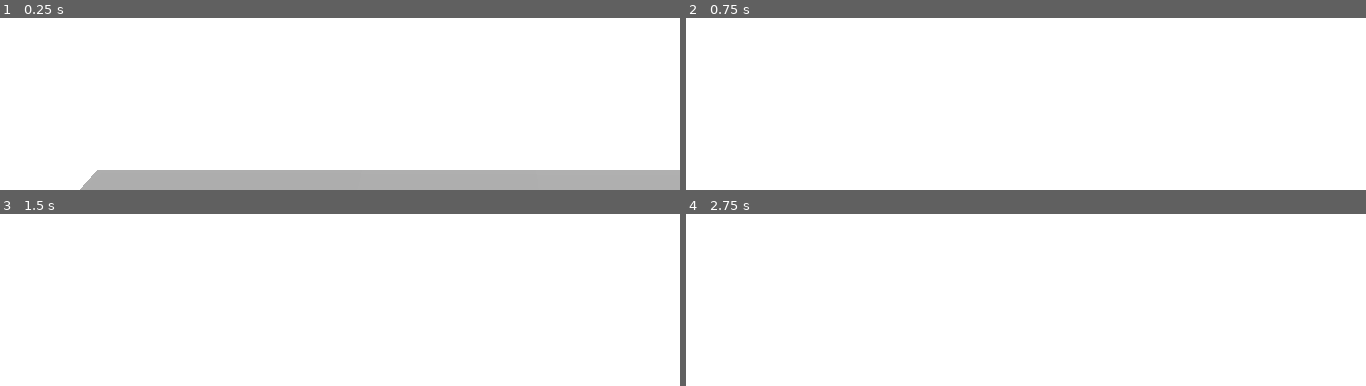
Above: before the commit, frames 1-4 (two rows, left to right).
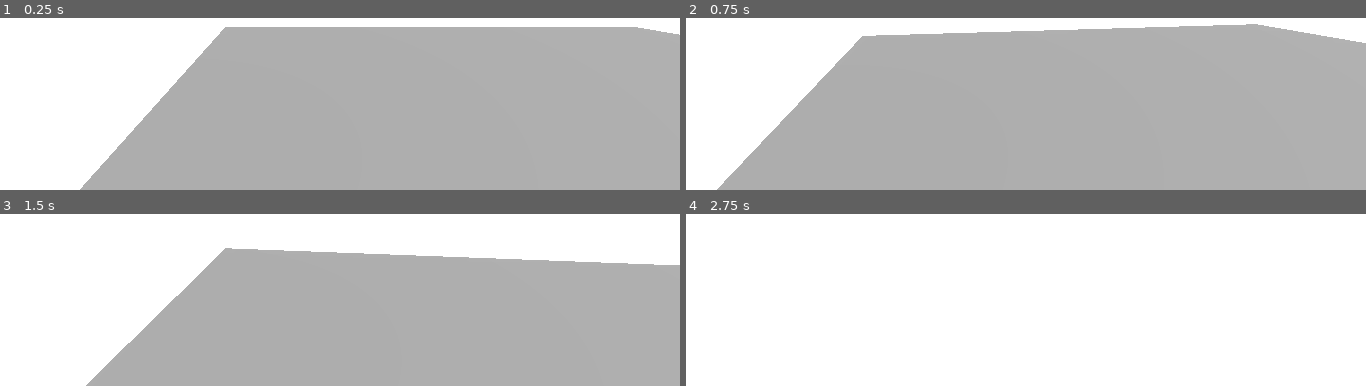
Above: after the commit, the same moments.

Repository: LesPaulLord/firstperson_game
Game: Godot game, scene res://levels/main_level.tscn
Same seed, same stepped clock (60 frames per second), same inputs: the game is played once before the commit and once after it.
Inputs (mouse positions are in pixels of both pictures, inside the frame that each line leads up to):
- Up to frame 1 (0.25 s): no input
- Up to frame 2 (0.75 s): tap Enter (ui_accept) at 0.5 s; move the mouse to (outside the picture) at 0.52 s; hold W (ui_up) from 0.53 s (still down); hold Shift from 0.53 s (still down)
- Up to frame 3 (1.5 s): keep holding W (ui_up); tap Enter (ui_accept) at 0.77, 0.8, 1.07, 1.35 s; move the mouse to (outside the picture) at 1.27 s; release Shift at 1.28 s
- Up to frame 4 (2.75 s): keep holding W (ui_up); tap Enter (ui_accept) at 1.52, 1.82, 2.3 s; tap Shift at 1.55 s; move the mouse to (outside the picture) at 2.02 s; tap E (Interact) at 2.1 s

The runs differ from the first frame. In frame 1, 63% of the frame differs, in the area x 14-100%, y 5-89%; in frame 2, 78%, in the area x 4-100%, y 3-100%; in frame 3, 58%; in frame 4, nothing differs.

Commit message:
player script cleaned

Diff:
--- a/assets/player/Interaction.gd
+++ b/assets/player/Interaction.gd
@@ -9,7 +9,7 @@
 func _ready():
 	set_interaction_text("")
 
-func _process(delta):
+func _process(_delta):
 	var collider = get_collider()
 
 	if is_colliding() and collider is interactable:
--- a/assets/player/Player.gd
+++ b/assets/player/Player.gd
@@ -4,8 +4,6 @@
 const DEACCEL = 30
 
 const SPEED = 5.0
-const SPRINT_MULT = 2
-const JUMP_VELOCITY = 4.5
 const MOUSE_SENSITIVITY = 0.06
 
 # Get the gravity from the project settings to be synced with RigidDynamicBody nodes.
@@ -19,7 +17,6 @@
 func _ready():
 	camera = $rotation_helper/Camera3D
 	rotation_helper = $rotation_helper
-	flashlight = $rotation_helper/Camera3D/flashlight_player
 
 	Input.set_mouse_mode(Input.MOUSE_MODE_HIDDEN)
 	Input.set_mouse_mode(Input.MOUSE_MODE_CAPTURED)
@@ -50,33 +47,23 @@
 				flashlight.show()
 
 func _physics_process(delta):
-	var moving = false
+
 	# Add the gravity. Pulls value from project settings.
 	if not is_on_floor():
 		velocity.y -= gravity * delta
 
-	# Handle Jump.
-	if Input.is_action_just_pressed("ui_accept") and is_on_floor():
-		velocity.y = JUMP_VELOCITY
-
 	# This just controls acceleration. Don't touch it.
 	var accel
+
 	if dir.dot(velocity) > 0:
 		accel = ACCEL
-		moving = true
 	else:
 		accel = DEACCEL
-		moving = false
-
 
 	# Get the input direction and handle the movement/deceleration.
 	# As good practice, you should replace UI actions with a custom keymap depending on your control scheme. These strings default to the arrow keys layout.
 	var input_dir = Input.get_vector("ui_left", "ui_right", "ui_up", "ui_down")
 	var direction = (transform.basis * Vector3(input_dir.x, 0, input_dir.y)).normalized() * accel * delta
-	if Input.is_key_pressed(KEY_SHIFT):
-		direction = direction * SPRINT_MULT
-	else:
-		pass
 
 	if direction:
 		velocity.x = direction.x * SPEED
--- a/assets/player/Player.tscn
+++ b/assets/player/Player.tscn
@@ -17,14 +17,6 @@
 transform = Transform3D(1, 0, 0, 0, 1, 0, 0, 0, 1, 0, 0.5, 0)
 
 [node name="Camera3D" type="Camera3D" parent="rotation_helper"]
-
-[node name="flashlight_player" type="SpotLight3D" parent="rotation_helper/Camera3D"]
-visible = false
-light_energy = 3.0
-light_bake_mode = 0
-spot_range = 10.0
-spot_angle = 15.0
-spot_angle_attenuation = 1.56917
 
 [node name="interaction_raycast" type="RayCast3D" parent="rotation_helper/Camera3D"]
 target_position = Vector3(0, 0, -2)
--- a/levels/main_level.tscn
+++ b/levels/main_level.tscn
@@ -15,7 +15,7 @@
 transform = Transform3D(1, 0, 0, 0, 1, 0, 0, 0, 1, -1.15641, 1.03804, -0.351292)
 
 [node name="Env" parent="." instance=ExtResource("1_68sgc")]
-transform = Transform3D(1, 0, 0, 0, 1, 0, 0, 0, 1, -4.6368, 0, 1.25159)
+transform = Transform3D(1, 0, 0, 0, 1, 0, 0, 0, 1, -4.6368, 6.13635, 1.25159)
 
 [node name="UI" type="Control" parent="."]
 layout_mode = 3
@@ -48,3 +48,33 @@
 
 [node name="CollisionShape3D" type="CollisionShape3D" parent="Enviro_Meshes/Floor_01/StaticBody3D"]
 shape = SubResource("BoxShape3D_kp18y")
+
+[node name="Floor_02" type="MeshInstance3D" parent="Enviro_Meshes"]
+transform = Transform3D(1, 0, 0, 0, 1, 0, 0, 0, 1, 0, 0, -5)
+mesh = SubResource("BoxMesh_dotb6")
+skeleton = NodePath("../..")
+
+[node name="StaticBody3D" type="StaticBody3D" parent="Enviro_Meshes/Floor_02"]
+
+[node name="CollisionShape3D" type="CollisionShape3D" parent="Enviro_Meshes/Floor_02/StaticBody3D"]
+shape = SubResource("BoxShape3D_kp18y")
+
+[node name="Floor_03" type="MeshInstance3D" parent="Enviro_Meshes"]
+transform = Transform3D(1, 0, 0, 0, 1, 0, 0, 0, 1, 5, 0, -5)
+mesh = SubResource("BoxMesh_dotb6")
+skeleton = NodePath("../..")
+
+[node name="StaticBody3D" type="StaticBody3D" parent="Enviro_Meshes/Floor_03"]
+
+[node name="CollisionShape3D" type="CollisionShape3D" parent="Enviro_Meshes/Floor_03/StaticBody3D"]
+shape = SubResource("BoxShape3D_kp18y")
+
+[node name="Floor_04" type="MeshInstance3D" parent="Enviro_Meshes"]
+transform = Transform3D(1, 0, 0, 0, 1, 0, 0, 0, 1, 5, 0, 0)
+mesh = SubResource("BoxMesh_dotb6")
+skeleton = NodePath("../..")
+
+[node name="StaticBody3D" type="StaticBody3D" parent="Enviro_Meshes/Floor_04"]
+
+[node name="CollisionShape3D" type="CollisionShape3D" parent="Enviro_Meshes/Floor_04/StaticBody3D"]
+shape = SubResource("BoxShape3D_kp18y")
